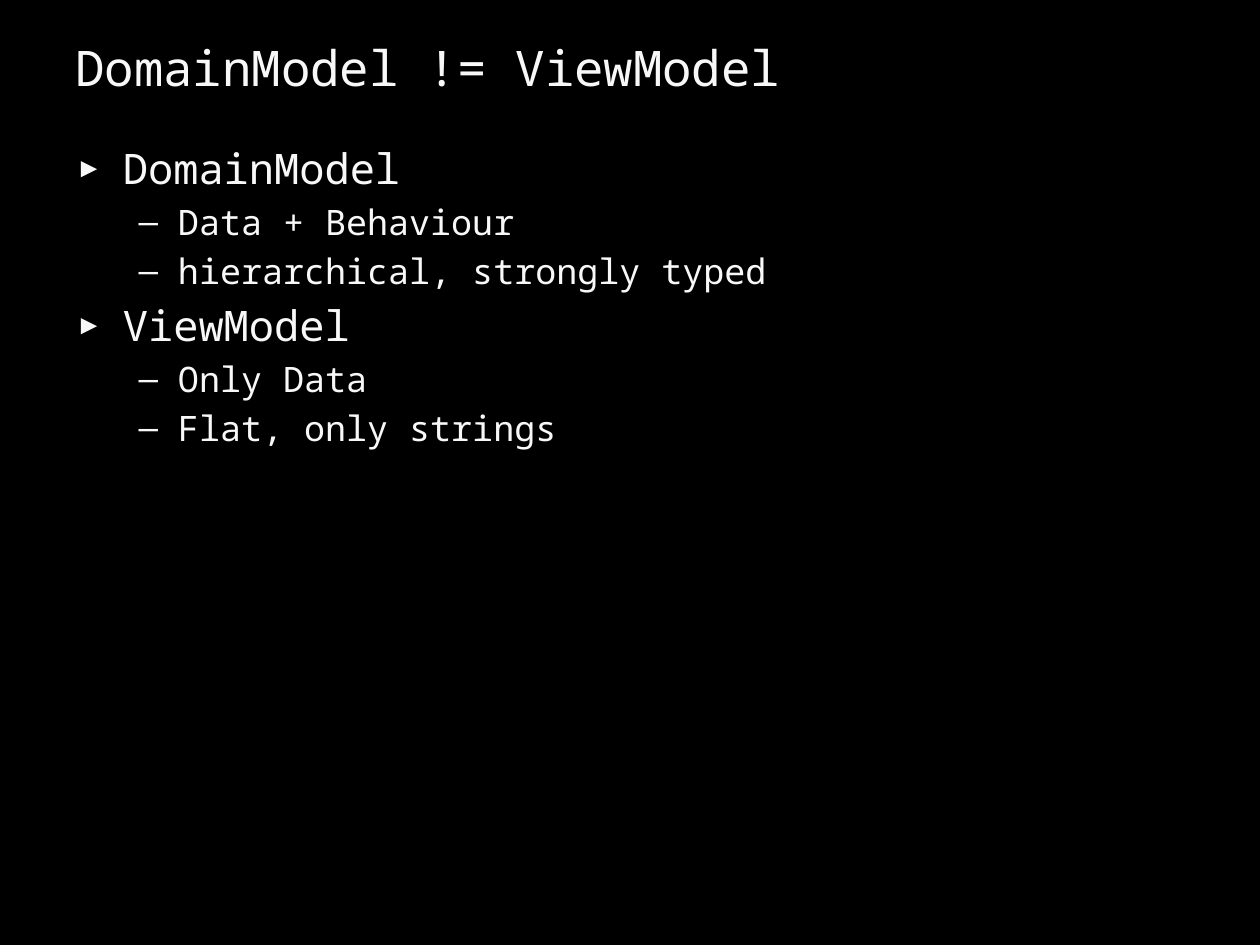
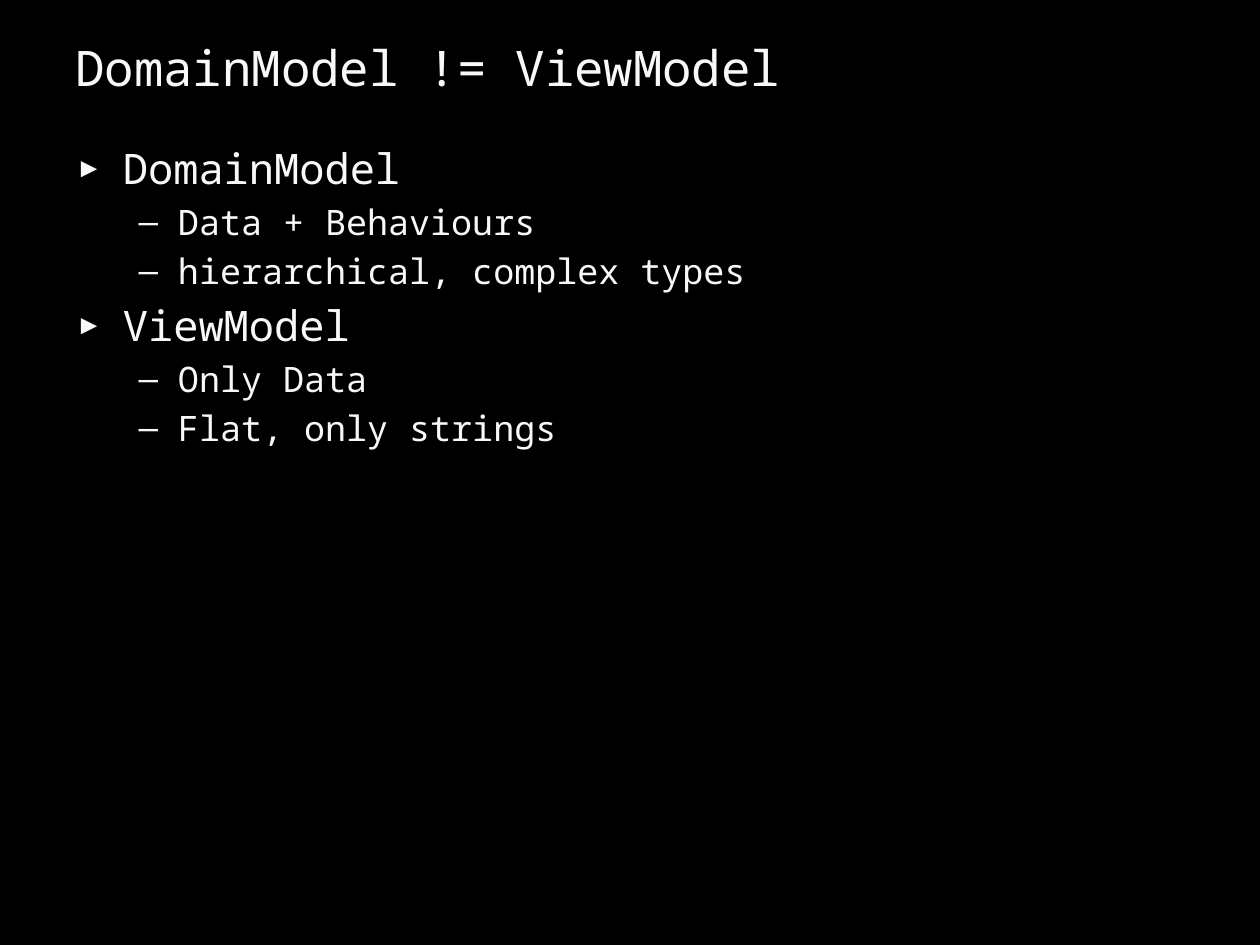
Before and after one commit to aragorn55/codeclimber, a slide deck: slide 31 of CommunityTalks/October 09 - DotNetRomaCesta/ASPNET MVC Framework - Best Practices - ENG.pptx. Drawn at 1260x945 pixels with LibreOffice and Linux fonts; fonts in the diff are those of the drawing. Boxes give left, top, right and bottom in pixels: in the first picture for what was removed or moved away, otherwise in the second. Text is boxed around its words. In the diff, an @@ line names an element or a change of style, - is before the commit and + after.

```diff
--- a/CommunityTalks/October 09 - DotNetRomaCesta/ASPNET MVC Framework - Best Practices - ENG.pptx
+++ b/CommunityTalks/October 09 - DotNetRomaCesta/ASPNET MVC Framework - Best Practices - ENG.pptx
@@ text at (178, 208, 745, 293): text changed @@
-  – Data + Behaviour
-  – hierarchical, strongly typed
+  – Data + Behaviours
+  – hierarchical, complex types
```
Also in this commit, not shown: 8 other slides changed.
